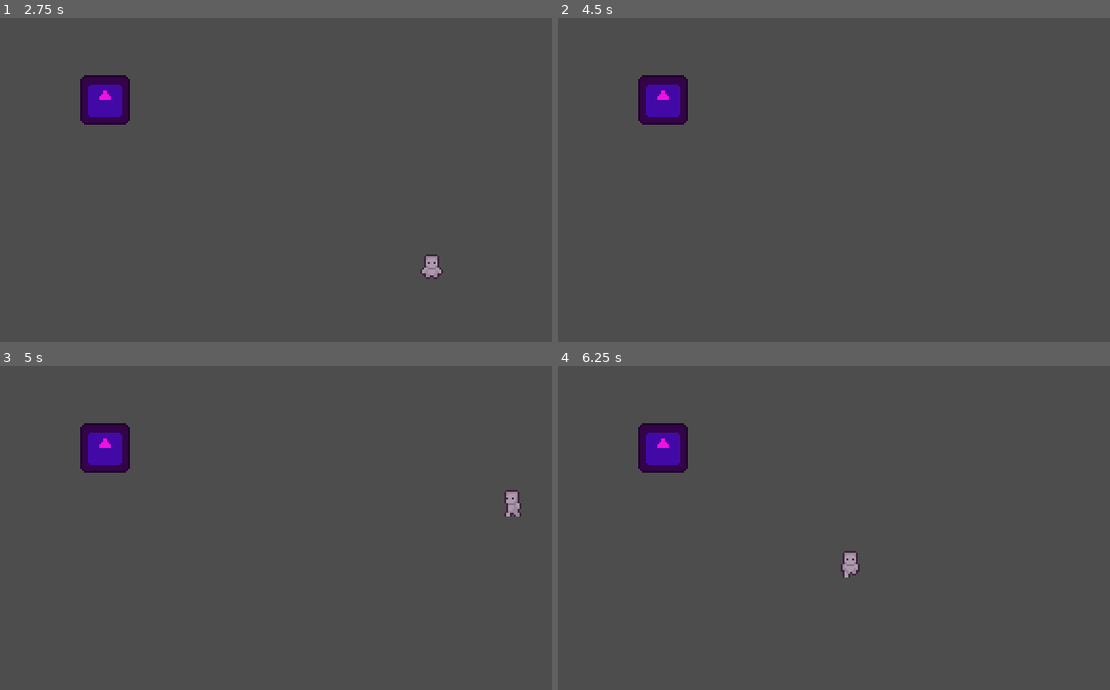
Above: before the commit, frames 1-4 (two rows, left to right).
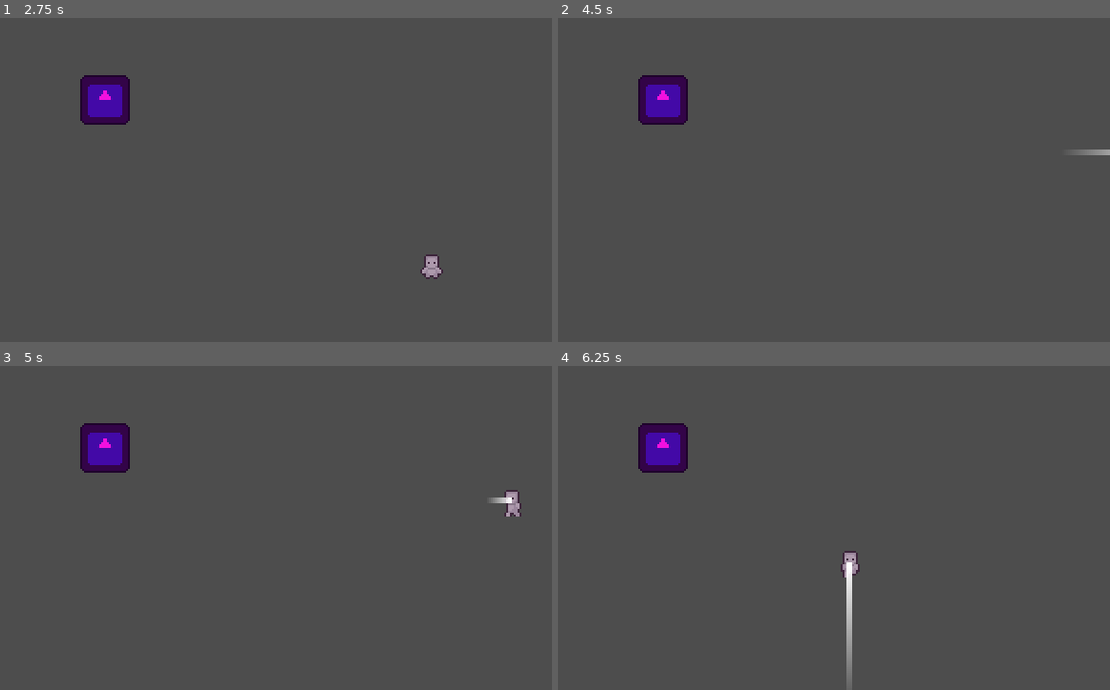
Above: after the commit, the same moments.

Repository: GabrielAF-Faca/GMTK-2025
Game: Godot game, scene res://scenes/main.tscn
The game is run twice, just before and just after one commit, with the same random seed, the same clock (stepped at 60 frames per second) and the same inputs. The engine's default icon, where the game draws it, is replaced by a stand-in: a white triangle on a blue panel in a dark square.
Inputs:
- Up to frame 1 (2.75 s): click "Start" at 0.5 s; tap Enter at 1.25 s; hold Right (move_right) 1.28-2.03 s; hold E (interact) 1.28-2.03 s; hold Down (move_down) from 2.03 s (still down); tap E (interact) at 2.1 s
- Up to frame 2 (4.5 s): release Down (move_down) at 2.78 s; hold Right (move_right) 2.78-3.53 s; hold E (interact) 2.78-3.53 s; tap Shift (roll) at 2.85 s; hold Up (move_up) 3.53-4.28 s; tap E (interact) at 3.6 s; tap Space at 4.25 s; hold Left (move_left) from 4.28 s (still down); hold E (interact) from 4.28 s (still down)
- Up to frame 3 (5 s): keep holding Left (move_left); keep holding E (interact)
- Up to frame 4 (6.25 s): release E (interact) at 5.03 s; tap Shift (roll) at 5.1 s; tap E (interact) at 5.3 s; release Left (move_left) at 5.78 s; hold Down (move_down) from 5.78 s (still down); hold E (interact) from 5.78 s (still down)

Frame 1 is identical in both runs. In frame 2, 0.1% of the frame differs, in the area x 93-100%, y 40-43%; in frame 3, less than 0.1%; in frame 4, 0.4%, in the area x 52-54%, y 60-99%.

Commit message:
adicionei pro throw_force aumentar e diminuir, pra nao aumentar infinito

Diff:
--- a/scenes/components/tower_placement_component.gd
+++ b/scenes/components/tower_placement_component.gd
@@ -4,8 +4,8 @@
 
 @export_group("Throw Settings")
 # Novas variáveis para controlar a força do arremesso
-@export var min_throw_force: float = 15.0
-@export var max_throw_force: float = 85.0
+@export var min_throw_force: float = 5.0
+@export var max_throw_force: float = 100.0
 @export var charge_speed: float = 250.0 # Pontos de força por segundo
 
 # Referência para a torre que o jogador está segurando
@@ -50,6 +50,8 @@
 	owner_player.add_child(trajectory_preview)
 	trajectory_preview.hide()
 
+var force_increasing = true
+
 func _process(delta: float):
 	if not is_instance_valid(owner_player):
 		return
@@ -59,11 +61,19 @@
 		# Inicia o carregamento
 		if input_component.interact_just_pressed and not is_charging:
 			is_charging = true
+			force_increasing = true
 			current_throw_force = min_throw_force
 
 		# Enquanto carrega, aumenta a força e atualiza a pré-visualização
 		if is_charging and input_component.interact_pressed:
-			current_throw_force = min(current_throw_force + charge_speed * delta, max_throw_force)
+			if force_increasing:
+				current_throw_force = min(current_throw_force + charge_speed * delta, max_throw_force)
+				if ((current_throw_force + charge_speed * delta) > max_throw_force):
+					force_increasing = false
+			else:
+				current_throw_force = max(min_throw_force, min(current_throw_force - charge_speed * delta, max_throw_force))
+				if ((current_throw_force - charge_speed * delta) < min_throw_force):
+					force_increasing = true
 			update_trajectory_preview()
 			trajectory_preview.show()
 
